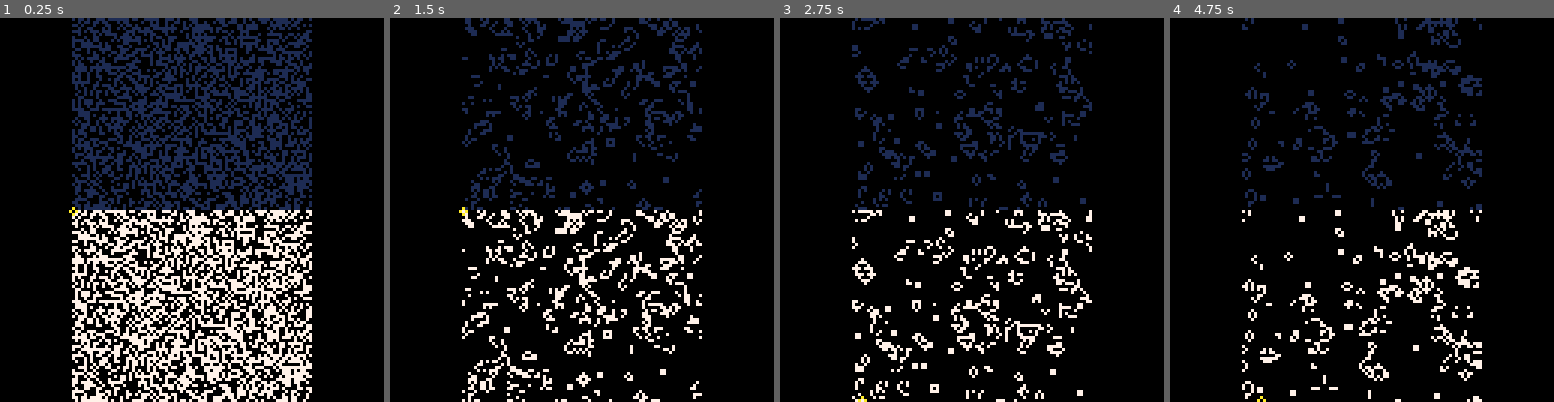
Above: before the commit, frames 1-4 (left to right).
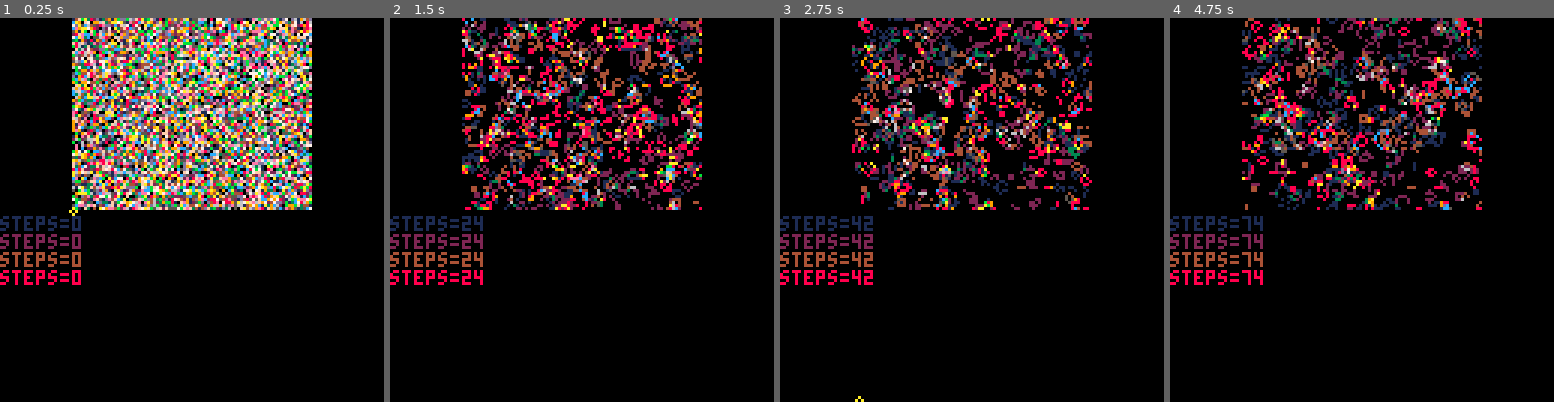
Above: after the commit, the same moments.

Repository: erwinbonsma/PicoGarden
Game: PICO-8 cartridge picogarden.p8
The game is run twice, just before and just after one commit, with the same random seed, the same clock (stepped at 60 frames per second) and the same inputs.
Inputs:
- Up to frame 1 (0.25 s): no input
- Up to frame 2 (1.5 s): tap X (X key) at 0.33, 1.07 s; tap O (Z key) at 0.7 s
- Up to frame 3 (2.75 s): hold Right 1.6-2.1 s; tap O (Z key) at 1.7, 2.1, 2.5 s; tap X (X key) at 1.85 s; hold Up 2.15-2.42 s; hold Right from 2.47 s (still down)
- Up to frame 4 (4.75 s): tap O (Z key) every 0.4 s from 2.9 to 4.5 s; tap X (X key) at 2.97, 4.08 s; release Right at 3.03 s; hold Left 3.08-3.58 s; hold Down 3.63-3.97 s; hold Right 4.02-4.68 s; hold Up from 4.73 s (still down)

The runs differ from the first frame. In frame 1, 46% of the frame differs, in the area x 0-82%, y 0-100%; in frame 2, 25%; in frame 3, 21%; in frame 4, 20%.

Commit message:
Fix memory overlaps. Draw all four CAs

Diff:
--- a/picogarden.p8
+++ b/picogarden.p8
@@ -323,7 +323,7 @@
  gols={}
  for i=1,4 do
   gols[i]=ca:new(
-   0x4400+i*6*64,80,64,true
+   0x4400+i*16*64,80,64,true
   )
   --gols[i]:reset()
   gols[i]:randomize()
@@ -340,7 +340,7 @@
  cls()
 
  local d0=0x6000+12
- for i=1,1 do
+ for i=1,4 do
   local bg=gols[i].bitgrid
   for y=0,63 do
    local d=d0+y*64
@@ -365,22 +365,26 @@
     rb-=8
     v=v<<16
     poke4(
-     d,expand[v]
+     d,$d|(expand[v]<<(i-1))
     )
     d+=4
    end
-   for x=0,79 do
-    if gols[i]:get(x,y) then
-     pset(x+24,y+64,7)
-    end
-   end
+   --for x=0,79 do
+   -- if gols[i]:get(x,y) then
+   --  pset(x+24,y+64,7)
+   -- end
+   --end
   end
- end
- color(10)
- pset(cx+23,cy+64)
- pset(cx+25,cy+64)
- pset(cx+24,cy+63)
- pset(cx+24,cy+65)
+  print("steps="..gols[i].steps,0,60+i*6,1<<(i-1))
+ end
+
+ if not play then
+  color(10)
+  pset(cx+23,cy+64)
+  pset(cx+25,cy+64)
+  pset(cx+24,cy+63)
+  pset(cx+24,cy+65)
+ end
 end
 
 function _update()
@@ -408,7 +412,7 @@
  end
  if play then
   t+=1
-  if t%2==0 then
+  if t%1==0 then
    for i=1,4 do
     gols[i]:step()
    end
